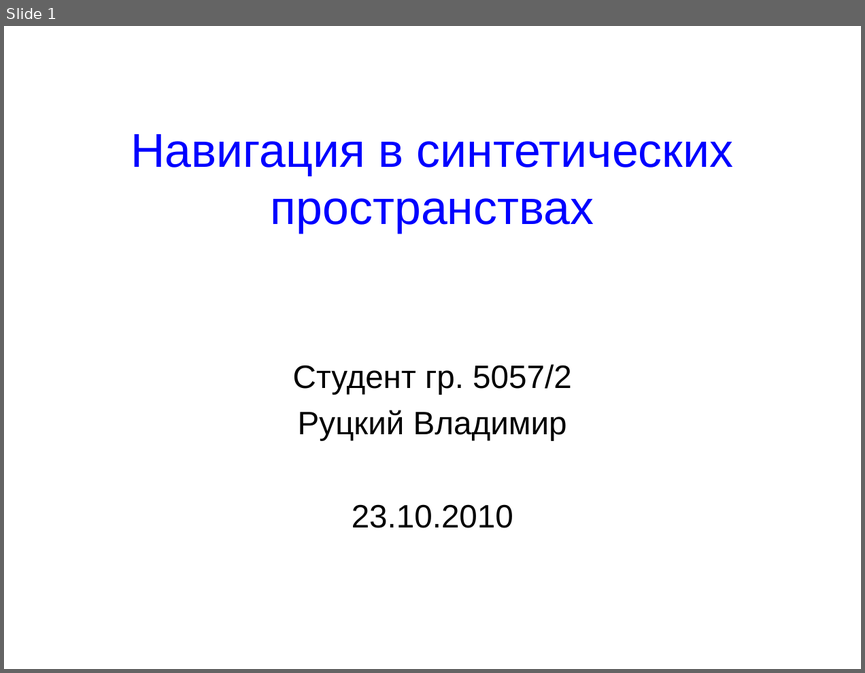
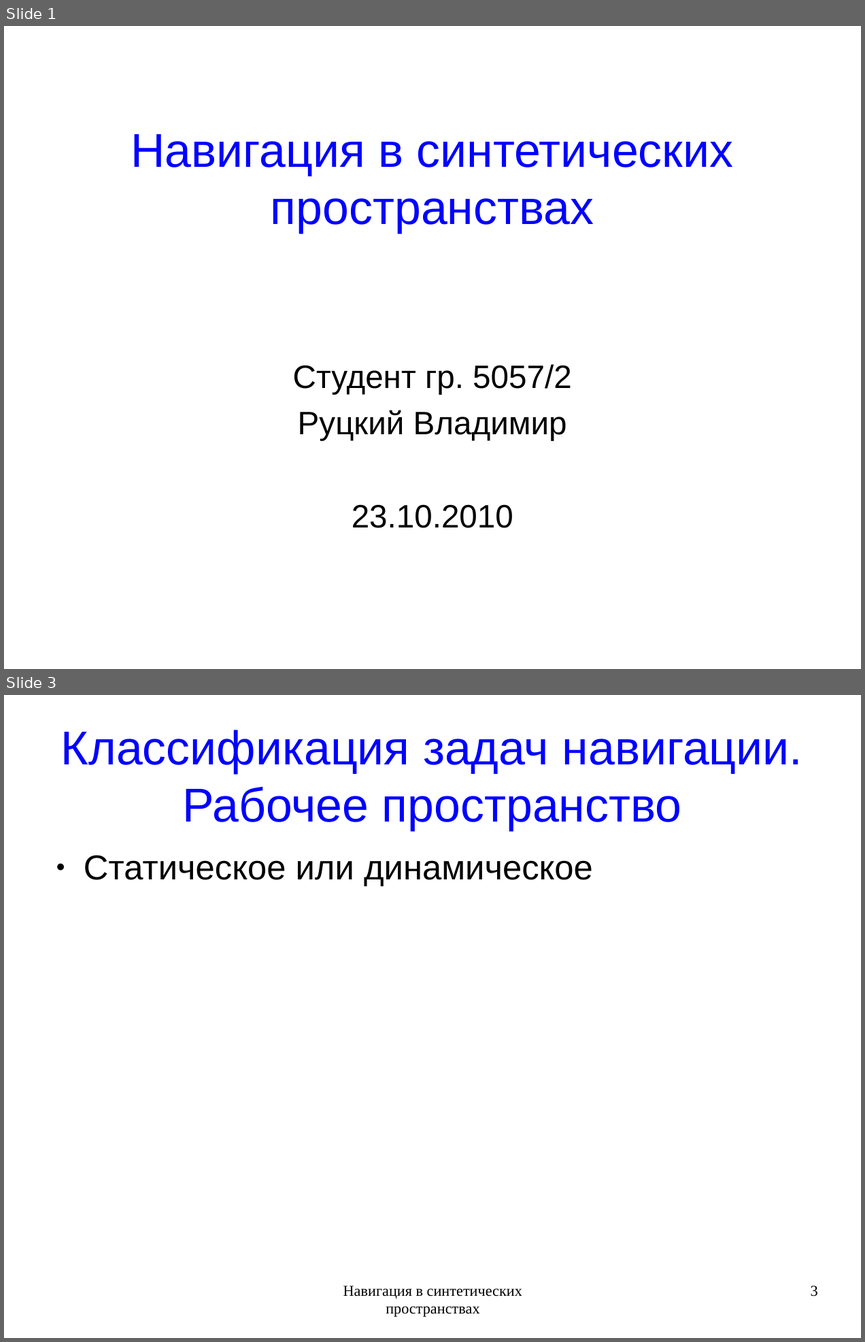
Before and after one commit to rutsky/semester09, a slide deck: Artificial_intelligence/Navigation_in_synthetic_space/50572_Rutsky_Navigation_in_synthetic_space.odp. Shown one above the other, each under a label of ours: slide 1 before the commit, slides 1 and 3 after it; the slides between them are not shown. The pictures are 865x673 and 865x1342 pixels, drawn with LibreOffice and Linux fonts; fonts in the diff are those of the drawing. Boxes give left, top, right and bottom in pixels: in the first picture for what was removed or moved away, otherwise in the second. Text is boxed around its words. In the diff, an @@ line names an element or a change of style, - is before the commit and + after.

```diff
--- a/Artificial_intelligence/Navigation_in_synthetic_space/50572_Rutsky_Navigation_in_synthetic_space.odp
+++ b/Artificial_intelligence/Navigation_in_synthetic_space/50572_Rutsky_Navigation_in_synthetic_space.odp
@@ slide 3 added at (x1=4, y1=695, x2=861, y2=1338), background #FFFFFF @@
@@ title added at (x1=61, y1=730, x2=802, y2=830), 44 pt, text #0000FF @@
+Классификация задач навигации. Рабочее пространство
@@ text added at (x1=84, y1=855, x2=593, y2=886), 32 pt, text #000000 @@
+● Статическое или динамическое
@@ text added at (x1=343, y1=1285, x2=522, y2=1317), 14 pt, text #000000 @@
+Навигация в синтетических пространствах
@@ page number added at (x1=810, y1=1285, x2=818, y2=1296), 14 pt, text #000000 @@
+3
```
Also in this commit, not shown: 1 slide changed, 14 other slides added.
